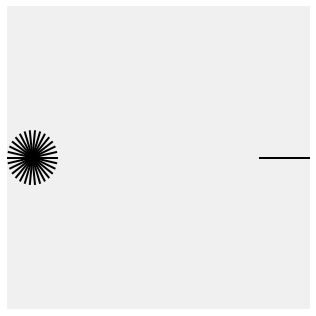
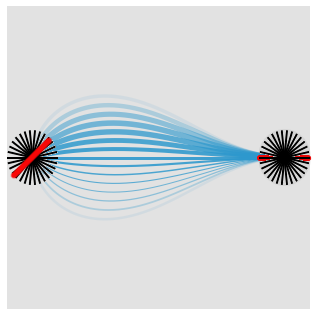
Revision of a layered 316 x 316 image; what changed, layer by layer:
added layer "Pasted Layer" above "Transformation" over [259, 129, 311, 186]
added layer "Transformation" above "Layer" over [10, 136, 53, 180]
added layer "Layer" above "example_I.png copy" over [257, 155, 312, 161]
showed "example_I.png copy" over [7, 6, 310, 309]
hid "example_I.png" over [7, 6, 310, 309]
showed "example_I.png #3" over [7, 6, 312, 309]
added layer "2bars_2.png" above "example_I.png #2" over [7, 6, 312, 309]
showed "example_I.png #2" over [7, 6, 312, 309]
